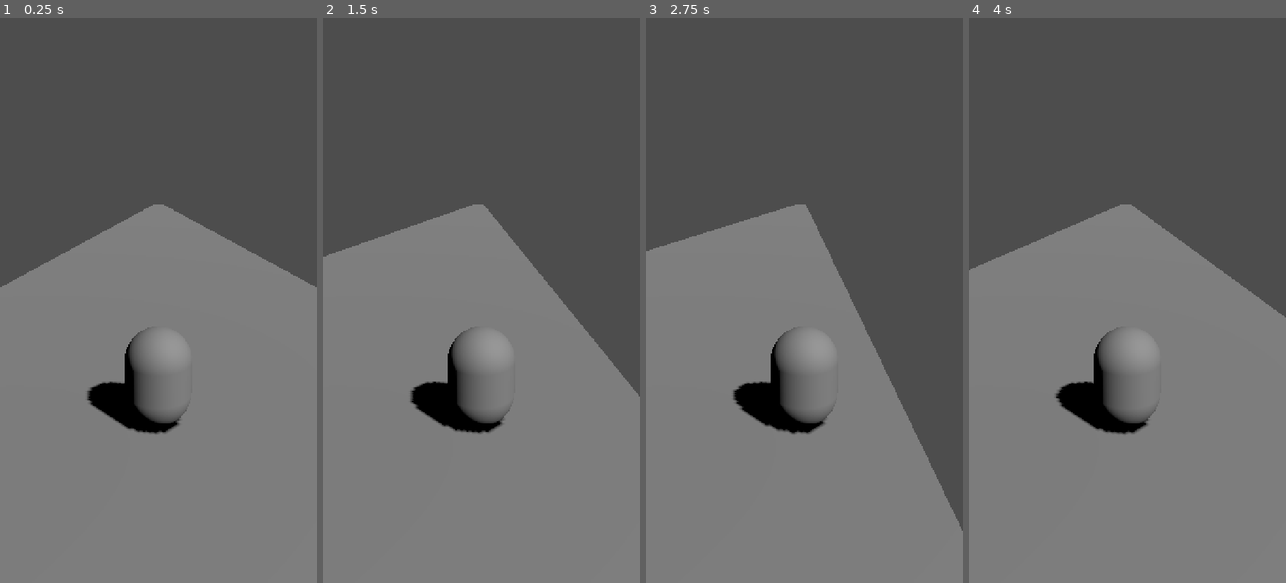
Above: before the commit, frames 1-4 (left to right).
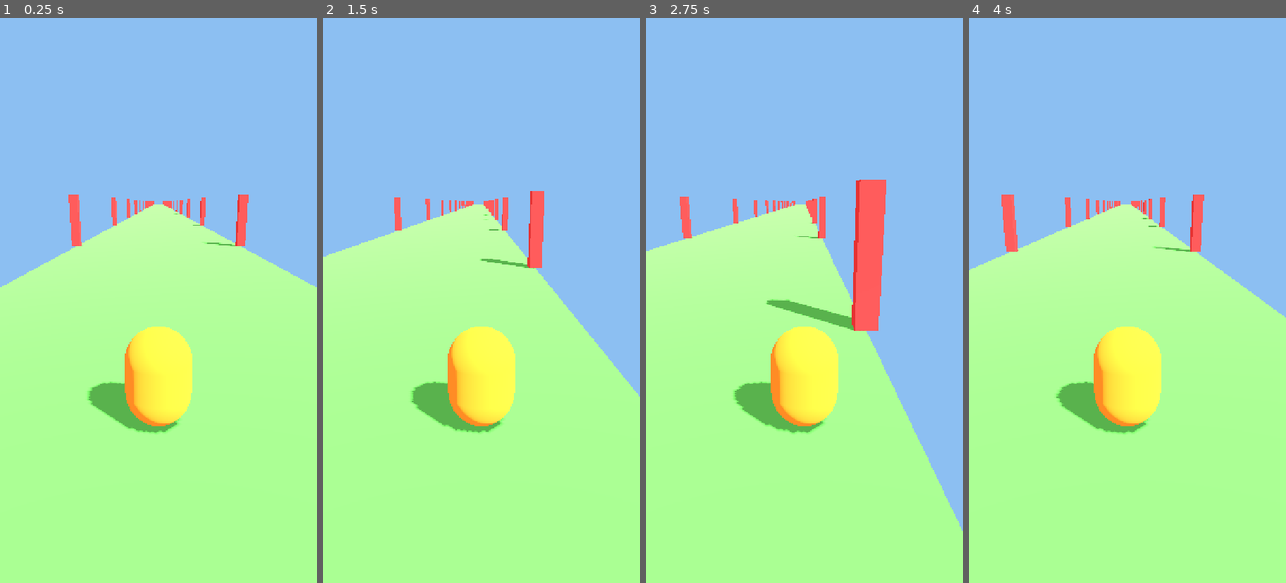
Above: after the commit, the same moments.

Repository: Slayuer/Farm-Escape-
Game: Godot game, scene res://scenes/main.tscn
Two runs of this game, one before a commit and one after it. Both use one fixed random seed, a clock stepped at 60 frames per second and the inputs below.
Inputs:
- Up to frame 1 (0.25 s): no input
- Up to frame 2 (1.5 s): tap Enter (ui_accept) at 0.5, 0.77 s; hold Right (ui_right) 0.53-1.28 s; hold Left (ui_left) from 1.28 s (still down)
- Up to frame 3 (2.75 s): tap Enter (ui_accept) at 1.52 s; release Left (ui_left) at 2.03 s; hold Right (ui_right) from 2.03 s (still down)
- Up to frame 4 (4 s): tap Enter (ui_accept) at 3.02, 3.77 s; release Right (ui_right) at 3.53 s; hold Left (ui_left) from 3.53 s (still down)

The runs differ from the first frame. In frame 1, 100% of the frame differs, in the area x 0-100%, y 0-100%; in frame 2, 100%; in frame 3, 100%; in frame 4, 100%.

Commit message:
Add visual test markers, ground/player color, and sky background
The MVP test scene was too plain to visually confirm movement (flat gray
box, no reference points), especially on a slow software-rendered device.
Added a green ground, orange player capsule, light-blue sky background,
and a line of red posts running down both sides of the lane so forward
speed and steering are easy to see.

Co-Authored-By: Claude Sonnet 5 <noreply@anthropic.com>
Claude-Session: https://claude.ai/code/session_01HPstSfaQAFAAFf3ozzWAj6

Diff:
--- a/scenes/main.tscn
+++ b/scenes/main.tscn
@@ -1,14 +1,28 @@
-[gd_scene load_steps=5 format=3 uid="uid://b0main0mvp"]
+[gd_scene load_steps=7 format=3 uid="uid://b0main0mvp"]
 
 [ext_resource type="PackedScene" path="res://scenes/player.tscn" id="1"]
+[ext_resource type="Script" path="res://scripts/world_markers.gd" id="2"]
 
 [sub_resource type="BoxMesh" id="BoxMesh_ground"]
 size = Vector3(10, 1, 400)
 
+[sub_resource type="StandardMaterial3D" id="StandardMaterial3D_ground"]
+albedo_color = Color(0.35, 0.7, 0.3, 1)
+
 [sub_resource type="BoxShape3D" id="BoxShape3D_ground"]
 size = Vector3(10, 1, 400)
 
+[sub_resource type="Environment" id="Environment_sky"]
+background_mode = 1
+background_color = Color(0.55, 0.75, 0.95, 1)
+ambient_light_source = 2
+ambient_light_color = Color(1, 1, 1, 1)
+ambient_light_energy = 1.0
+
 [node name="Main" type="Node3D"]
+
+[node name="WorldEnvironment" type="WorldEnvironment" parent="."]
+environment = SubResource("Environment_sky")
 
 [node name="DirectionalLight3D" type="DirectionalLight3D" parent="."]
 transform = Transform3D(0.7071068, -0.5, 0.5, 0, 0.7071068, 0.7071068, -0.7071068, -0.5, 0.5, 0, 5, 0)
@@ -19,9 +33,13 @@
 
 [node name="MeshInstance3D" type="MeshInstance3D" parent="Ground"]
 mesh = SubResource("BoxMesh_ground")
+material_override = SubResource("StandardMaterial3D_ground")
 
 [node name="CollisionShape3D" type="CollisionShape3D" parent="Ground"]
 shape = SubResource("BoxShape3D_ground")
 
+[node name="Markers" type="Node3D" parent="."]
+script = ExtResource("2")
+
 [node name="Player" parent="." instance=ExtResource("1")]
 transform = Transform3D(1, 0, 0, 0, 1, 0, 0, 0, 1, 0, 0.5, 0)
--- a/scenes/player.tscn
+++ b/scenes/player.tscn
@@ -1,10 +1,13 @@
-[gd_scene load_steps=4 format=3 uid="uid://c0player0mvp"]
+[gd_scene load_steps=5 format=3 uid="uid://c0player0mvp"]
 
 [ext_resource type="Script" path="res://scripts/player.gd" id="1"]
 
 [sub_resource type="CapsuleMesh" id="CapsuleMesh_body"]
 radius = 0.4
 height = 1.2
+
+[sub_resource type="StandardMaterial3D" id="StandardMaterial3D_body"]
+albedo_color = Color(1, 0.55, 0.15, 1)
 
 [sub_resource type="CapsuleShape3D" id="CapsuleShape3D_body"]
 radius = 0.4
@@ -15,6 +18,7 @@
 
 [node name="MeshInstance3D" type="MeshInstance3D" parent="."]
 mesh = SubResource("CapsuleMesh_body")
+material_override = SubResource("StandardMaterial3D_body")
 
 [node name="CollisionShape3D" type="CollisionShape3D" parent="."]
 shape = SubResource("CapsuleShape3D_body")
--- /dev/null
+++ b/scripts/world_markers.gd
@@ -0,0 +1,32 @@
+extends Node3D
+
+## WORLD MARKERS — purely a visual testing aid, not a real gameplay system.
+##
+## The MVP test scene is intentionally empty (no farm art yet), which makes it
+## nearly impossible to tell whether the player is actually moving, especially
+## on a slow/software-rendered device. This script spawns a line of simple
+## colored posts along both sides of the lane so forward speed and left/right
+## steering are obvious to see, even at a low frame rate.
+##
+## This is a temporary debug tool — it gets replaced once real farm-row art
+## exists (crop rows, fences, etc. from the design brief).
+
+@export var post_spacing: float = 20.0    # distance between each pair of posts
+@export var post_count: int = 20          # how many pairs to spawn down the lane
+@export var lane_half_width: float = 5.0  # how far from center each post sits
+
+func _ready() -> void:
+	var post_mesh := BoxMesh.new()
+	post_mesh.size = Vector3(0.5, 3.0, 0.5)
+
+	var post_material := StandardMaterial3D.new()
+	post_material.albedo_color = Color(0.9, 0.2, 0.2)  # bright red, easy to spot passing by
+
+	for i in range(post_count):
+		var z_position := -float(i) * post_spacing
+		for side in [-1, 1]:
+			var post := MeshInstance3D.new()
+			post.mesh = post_mesh
+			post.material_override = post_material
+			post.position = Vector3(side * lane_half_width, 1.5, z_position)
+			add_child(post)
